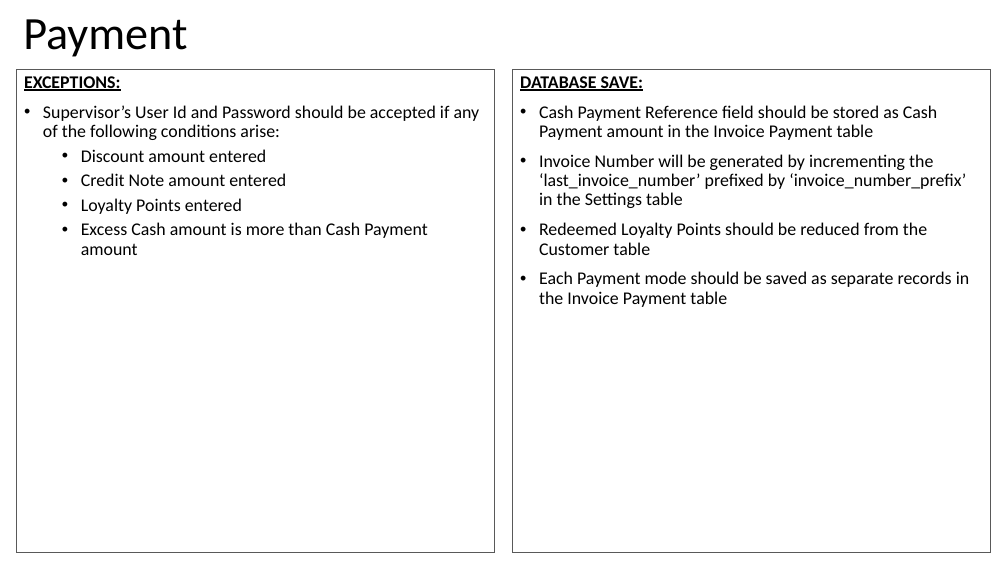
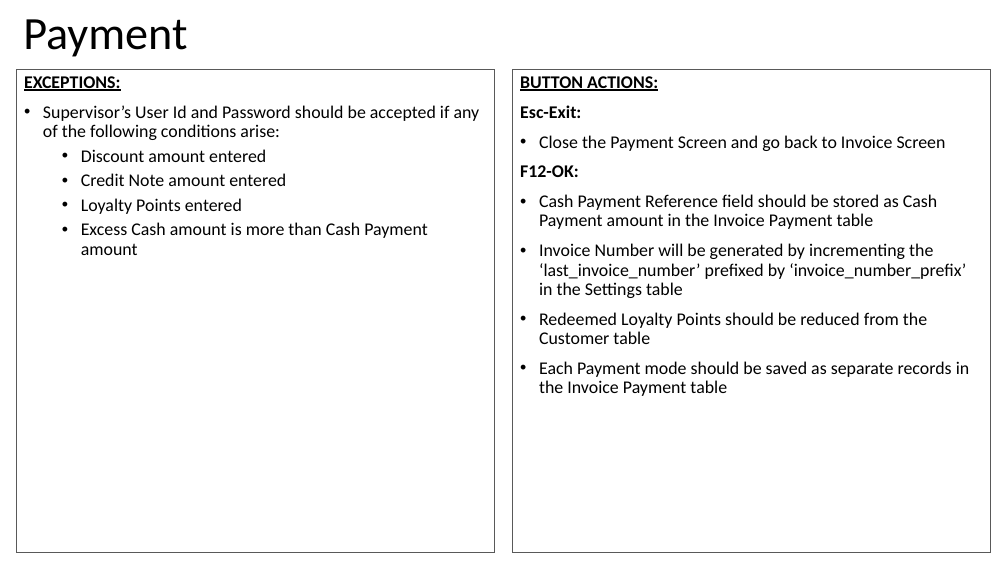
Before and after one commit to valignit/Documents, a slide deck: slide 35 of brief-specs.pptx (slide 18 before the commit). Drawn at 1008x567 pixels with LibreOffice and Linux fonts; fonts in the diff are those of the drawing. Boxes give left, top, right and bottom in pixels: in the first picture for what was removed or moved away, otherwise in the second. Text is boxed around its words. In the diff, an @@ line names an element or a change of style, - is before the commit and + after.

```diff
--- a/brief-specs.pptx
+++ b/brief-specs.pptx
@@ text in rectangle at (520, 76, 946, 177): text changed; bold off @@
-DATABASE SAVE:
+BUTTON ACTIONS:
+Esc-Exit:
+• Close the Payment Screen and go back to Invoice Screen
+F12-OK:
```
Also in this commit, not shown: 23 other slides changed, 18 slides added, 2 slides removed.
